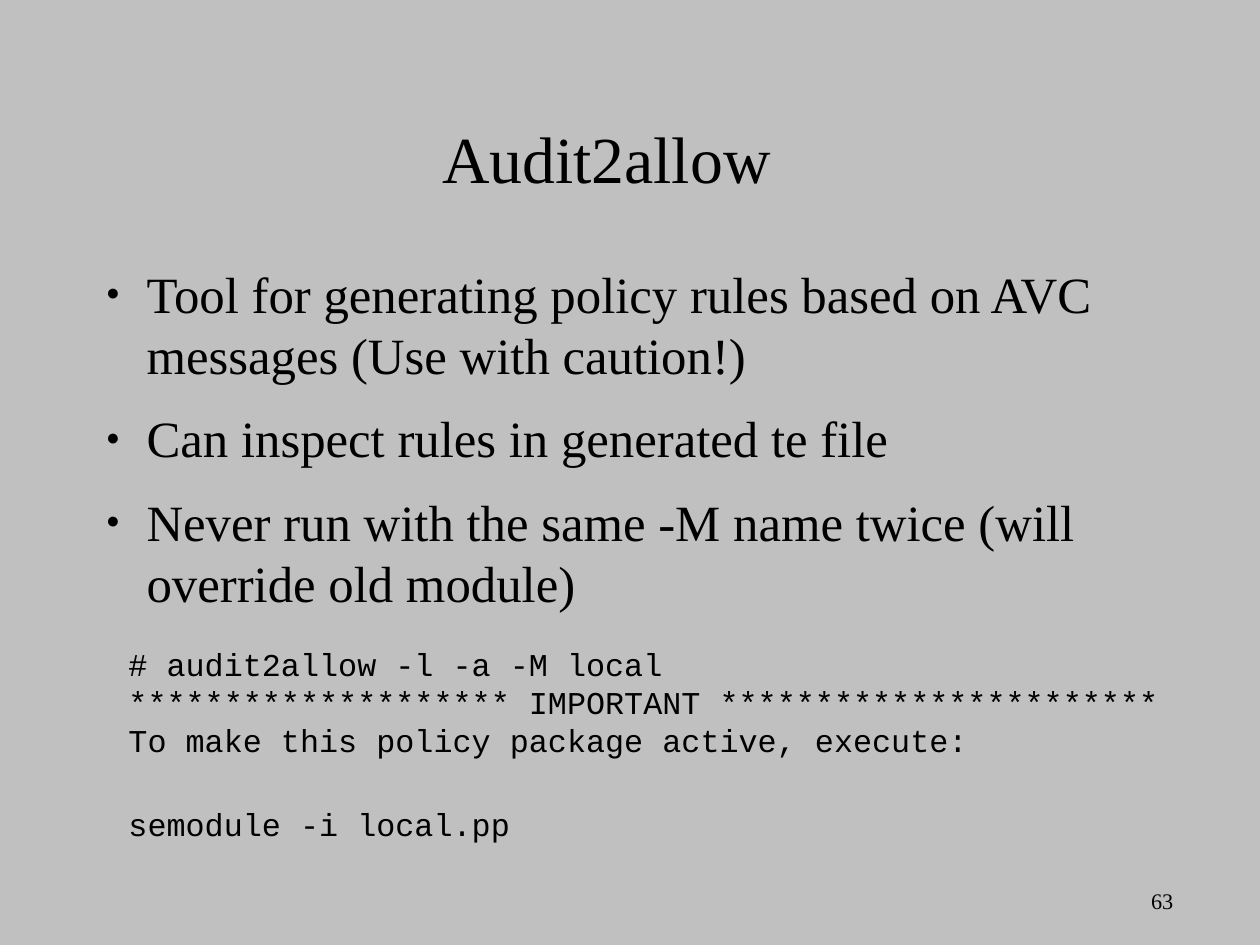
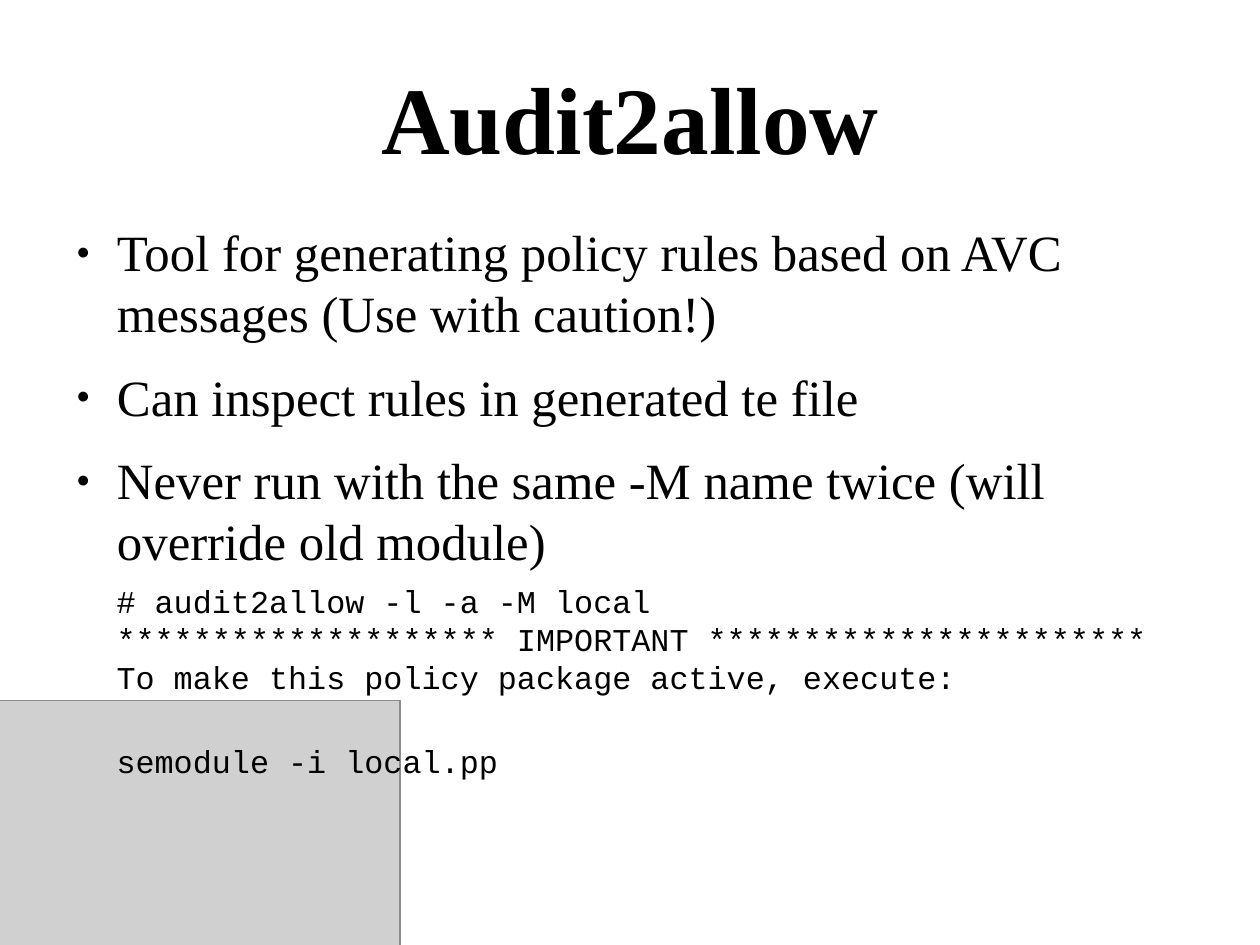
Before and after one commit to dpquigl/demystifying-selinux-part2, a slide deck: slide 63 of demystifying_selinux_part2_OSCON_19JUL2014.odp. Drawn at 1260x945 pixels with LibreOffice and Linux fonts; fonts in the diff are those of the drawing; grey boxes stand for pictures. Boxes give left, top, right and bottom in pixels: in the first picture for what was removed or moved away, otherwise in the second. Text is boxed around its words. In the diff, an @@ line names an element or a change of style, - is before the commit and + after.

Commit message:
Reformatted some of the slides to be in the proper format

```diff
--- a/demystifying_selinux_part2_OSCON_19JUL2014.odp
+++ b/demystifying_selinux_part2_OSCON_19JUL2014.odp
@@ background #C0C0C0 to #FFFFFF @@
@@ title "Audit2allow": place and size @@
-title "Audit2allow" at [442,137,770,184]
+title "Audit2allow" at [381,88,878,155]
@@ title "Audit2allow" at [381,88,878,155]: size 41.4 to 60 pt, bold on @@
@@ text "Tool for generating policy rules ...": place and size @@
-text "Tool for generating policy rules ..." at [147,277,1092,612]
+text "Tool for generating policy rules ..." at [117,235,1062,571]
@@ text "# audit2allow -l -a -M ...": place and size @@
-text "# audit2allow -l -a -M ..." at [128,653,968,843]
+text "# audit2allow -l -a -M ..." at [117,590,956,782]
@@ picture added at [0,701,400,945] @@
@@ page number removed at [1151,894,1173,909] @@
-63
```
Also in this commit, not shown: 21 other slides changed.
